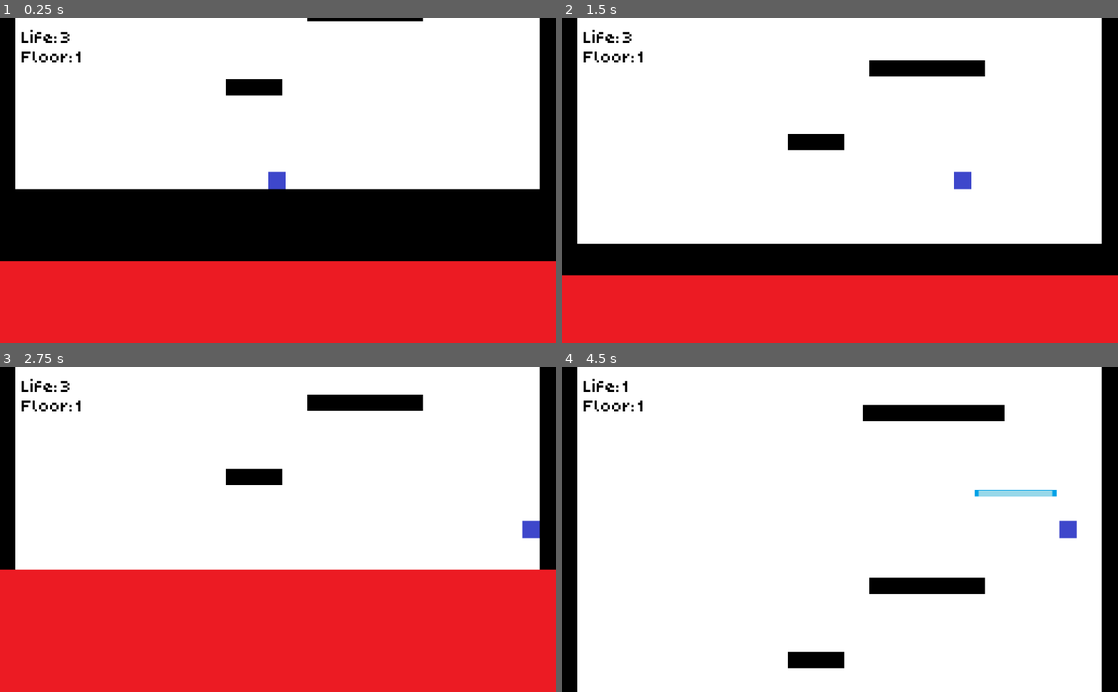
Above: before the commit, frames 1-4 (two rows, left to right).
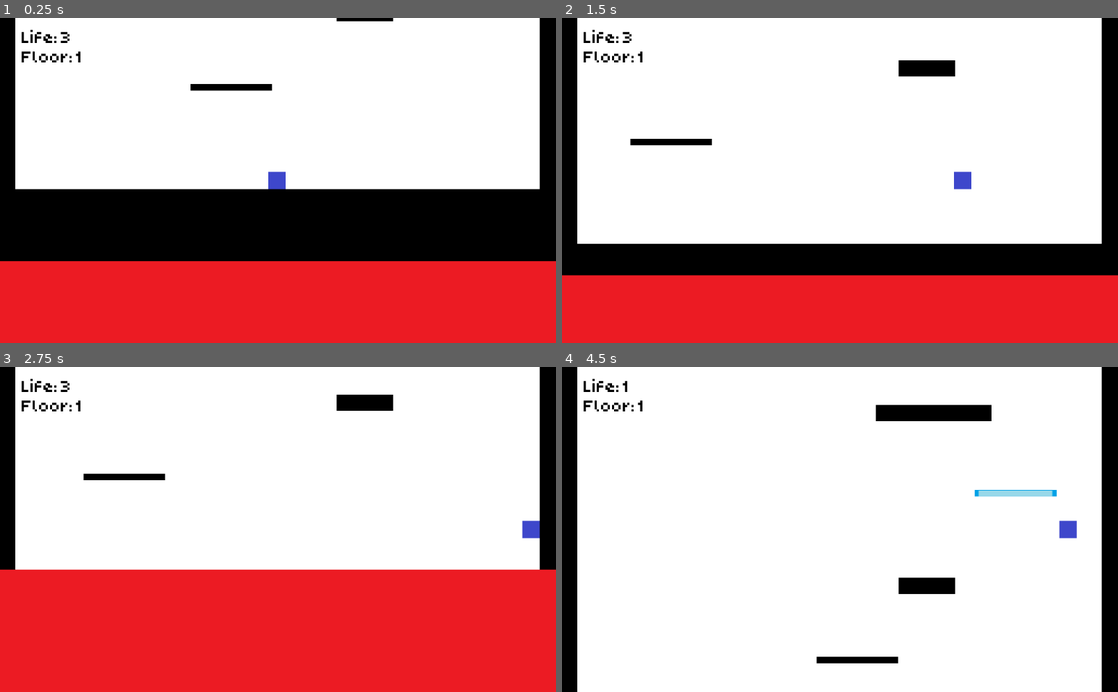
Above: after the commit, the same moments.

Repository: Darkstick/Jumper
Game: Godot game, scene res://Scenes/Levels/main.tscn
Two runs of this game, one before a commit and one after it. Both use one fixed random seed, a clock stepped at 60 frames per second and the inputs below.
Inputs:
- Up to frame 1 (0.25 s): no input
- Up to frame 2 (1.5 s): hold Right (right) from 0.53 s (still down); tap Up (up) at 0.6, 0.77, 1.07, 1.35 s
- Up to frame 3 (2.75 s): tap Up (up) at 1.52, 1.82, 2.1 s; release Right (right) at 2.03 s; hold Left (left) from 2.03 s (still down)
- Up to frame 4 (4.5 s): release Left (left) at 2.78 s; hold Right (right) 2.78-4.28 s; tap Up (up) at 2.85, 3.02, 3.32, 3.6, 3.77, 4.07, 4.35 s; tap R (reset) at 4.15 s; hold Left (left) from 4.28 s (still down)

The runs differ from the first frame. In frame 1, 0.6% of the frame differs, in the area x 34-77%, y 0-24%; in frame 2, 1.4%; in frame 3, 1.4%; in frame 4, 1.5%, in the area x 40-80%, y 11-93%.

Commit message:
Moving platform implemented

Diff:
--- a/Scripts/Objects/thinPlatform.gd
+++ b/Scripts/Objects/thinPlatform.gd
@@ -1,6 +1,6 @@
 extends KinematicBody2D
 
-export var speed = 2
+export var speed = 3
 var velocity = Vector2.ZERO
 var direction = 0 #0 = left, 1 = right
 
--- a/Scripts/main.gd
+++ b/Scripts/main.gd
@@ -18,6 +18,7 @@
 func _ready():
 	for i in platformNum:
 		rng.randomize()
+		var moving = false #determines if next platform is moving
 
 		#choses if the next platform will be to the left or the right of the previous one. 0 = left, 1 = right
 		var lor = rng.randi_range(0, 1)
@@ -29,9 +30,10 @@
 		if lor == 0:
 			x = rng.randf_range((previousX - 230), (previousX - 100))
 
-		#make sure the platform isn't out of bounds
+		#make sure the platform isn't out of bounds, and if it is replace them with a moving platform.
 		if x < 30 || x > 1024:
 			x = rng.randf_range(400, 600)
+			moving = true
 
 		#height selection
 		rng.randomize()
@@ -44,7 +46,9 @@
 			platform = basicPlatform.instance()
 			platform.spawn_exit()
 		else:
-			if(type >= 9):
+			if(moving):
+				platform = movingPlatform.instance()
+			elif(type >= 9):
 				platform = icyPlatform.instance()
 			elif(type == 8):
 				platform = basicPlatform.instance()
